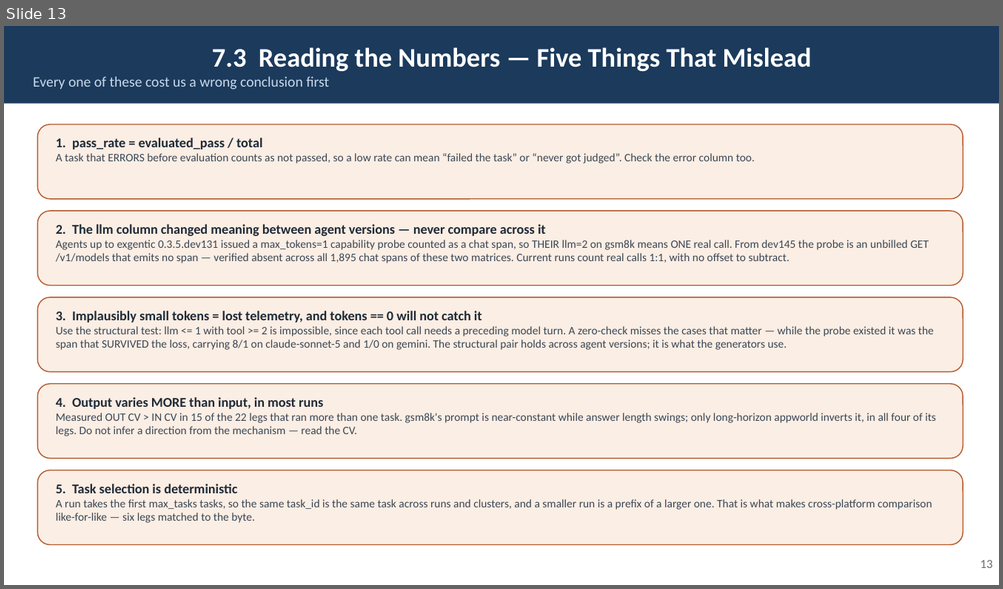
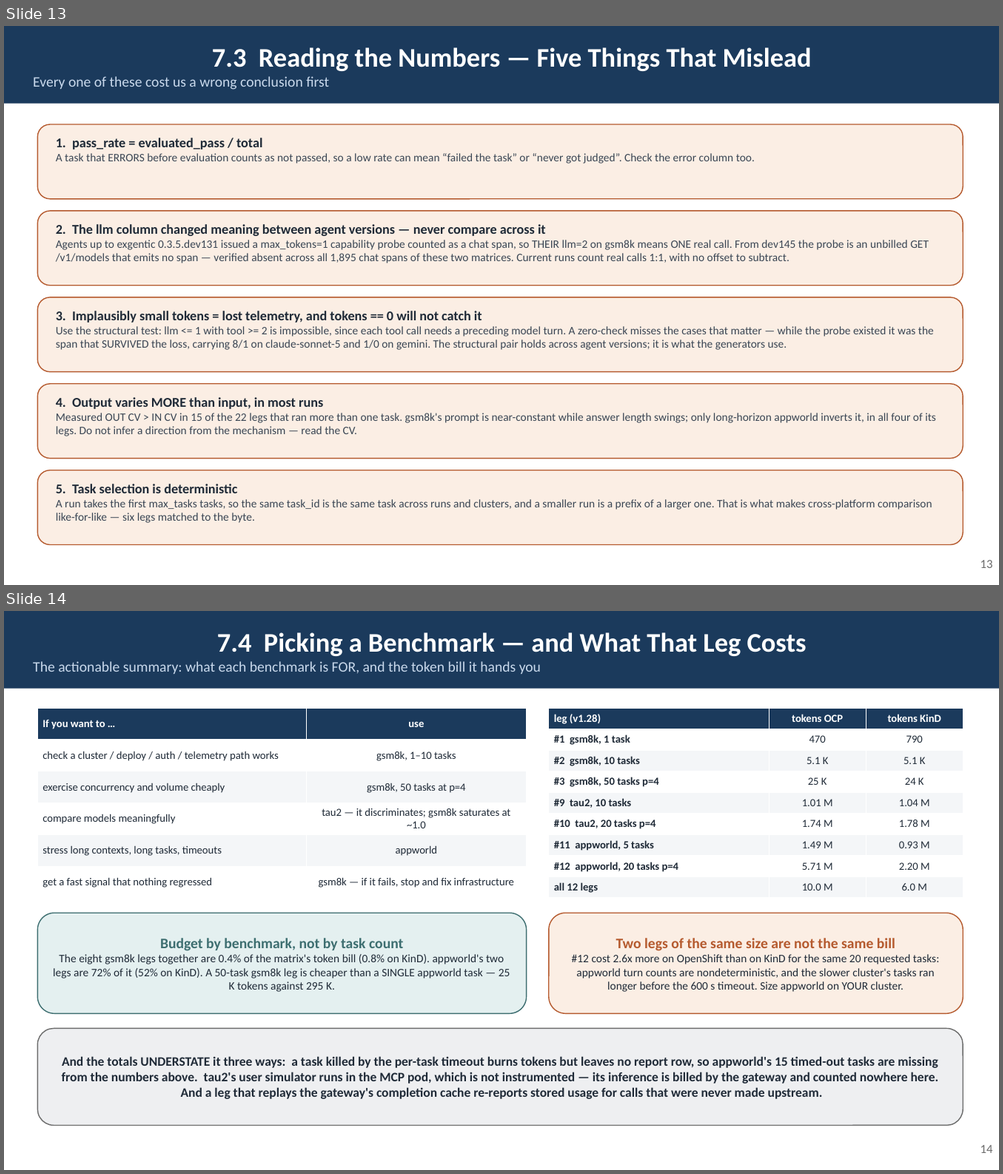
Before and after one commit to rossoctl/autobench, a slide deck: docs/AutoBench.pptx. Shown one above the other, each under a label of ours: slide 13 before the commit, slides 13 and 14 after it. The pictures are 1003x589 and 1003x1174 pixels, drawn with LibreOffice and Linux fonts; fonts in the diff are those of the drawing. Boxes give left, top, right and bottom in pixels: in the first picture for what was removed or moved away, otherwise in the second. Text is boxed around its words. In the diff, an @@ line names an element or a change of style, - is before the commit and + after.

Commit message:
Teach benchmark selection and cost in the deck and the guide, not just the primer
The primer's "Picking a benchmark" table was the only place a reader could find out
which benchmark to run and what it would cost them. Promote it into the deck and the
Developer Guide, and add the comparative token/model analysis that makes it actionable.

New deck slides, both derived from the v1.28 pair's mirrored artifacts:

  7.4  Picking a Benchmark — and What That Leg Costs: the five-row picking table
       beside the measured per-leg token totals, so the choice and its bill sit
       together. The picking strip used to be cramped under the 7.2 cards and a row
       short; it is its own slide now, and 7.2 gained a sizing bullet per card.
  7.5  The Cost Model — Tokens, Models, Money: derived per-task figures (total
       tokens, input share, share of task time in model calls, tokens per *passed*
       task) plus the gpt-4.1 vs gpt-5-mini comparison off legs #4/#5, which ran
       identical task_ids and differ only in model.

Both new sections state the break-even output:input price ratio (~2.7 pooled, 1.8 and
5.8 on the two platforms) and the plug-in-your-rates formula, rather than dollars: the
gateway does not bill us, so any figure here would be someone else's rate card, and a
ratio does not go stale.

Also records something not documented anywhere before: tau2's user simulator runs in
the MCP pod, which is uninstrumented, so its inference is billed by the gateway and
counted in none of our totals. Leg #9's span_report.ndjson has 118 chat spans and every
one carries the agent's model; the 27% tool-time share is the tell. That is one of four
reasons every cost figure we publish is a floor.

Guide gets the same material as a §1 subsection with a pointer from the §5.3 max_tasks
row; primer gets a "What a run costs" section ahead of the picking table. TOCs and both
PDFs regenerated, guide stamp bumped. 183 tests pass.

```diff
--- a/docs/AutoBench.pptx
+++ b/docs/AutoBench.pptx
@@ slide 14 added at (4, 611, 999, 1170), background #FFFFFF @@
@@ rectangle added at (4, 611, 999, 689), fill #1B3A5C, 14 pt, text #C9D9EC @@
+7.4 Picking a Benchmark — and What That Leg Costs
+The actionable summary: what each benchmark is FOR, and the token bill it hands you
@@ table added at (37, 708, 526, 898), 6 rows, 2 columns @@
+If you want to … | use
+check a cluster / deploy / auth / telemetry path works | gsm8k, 1–10 tasks
+exercise concurrency and volume cheaply | gsm8k, 50 tasks at p=4
+compare models meaningfully | tau2 — it discriminates; gsm8k saturates at ~1.0
+stress long contexts, long tasks, timeouts | appworld
+get a fast signal that nothing regressed | gsm8k — if it fails, stop and fix infrastructure
@@ table added at (549, 708, 963, 898), 9 rows, 3 columns @@
+leg (v1.28) | tokens OCP | tokens KinD
+#1 gsm8k, 1 task | 470 | 790
+#2 gsm8k, 10 tasks | 5.1 K | 5.1 K
+#3 gsm8k, 50 tasks p=4 | 25 K | 24 K
+#9 tau2, 10 tasks | 1.01 M | 1.04 M
+#10 tau2, 20 tasks p=4 | 1.74 M | 1.78 M
+#11 appworld, 5 tasks | 1.49 M | 0.93 M
+#12 appworld, 20 tasks p=4 | 5.71 M | 2.20 M
+all 12 legs | 10.0 M | 6.0 M
@@ rounded rectangle added at (37, 913, 526, 1014), fill #E4F0F0, outline #3D6E70 1 pt, 11 pt, text #1F2A37 @@
+Budget by benchmark, not by task count
+The eight gsm8k legs together are 0.4% of the matrix's token bill (0.8% on KinD). appworld's two legs are 72% of it (52% on KinD). A 50-task gsm8k leg is cheaper than a SINGLE appworld task — 25 K tokens against 295 K.
@@ rounded rectangle added at (549, 913, 963, 1014), fill #FBEEE4, outline #B55A2E 1 pt, 11 pt, text #1F2A37 @@
+Two legs of the same size are not the same bill
+#12 cost 2.6x more on OpenShift than on KinD for the same 20 requested tasks: appworld turn counts are nondeterministic, and the slower cluster's tasks ran longer before the 600 s timeout. Size appworld on YOUR cluster.
@@ rounded rectangle added at (37, 1029, 963, 1126), fill #EEEFF1, outline #6B6B6B 1 pt, 12.5 pt, text #1F2A37, bold @@
+And the totals UNDERSTATE it three ways: a task killed by the per-task timeout burns tokens but leaves no report row, so appworld's 15 timed-out tasks are missing from the numbers above. tau2's user simulator runs in the MCP pod, which is not instrumented — its inference is billed by the gateway and counted nowhere here. And a leg that replays the gateway's completion cache re-reports stored usage for calls that were never made upstream.
@@ text added at (980, 1145, 993, 1153), 12 pt, text #6B6B6B @@
+14
```
Also in this commit, not shown: 8 slides changed, 1 other slide added, 5 other files.
